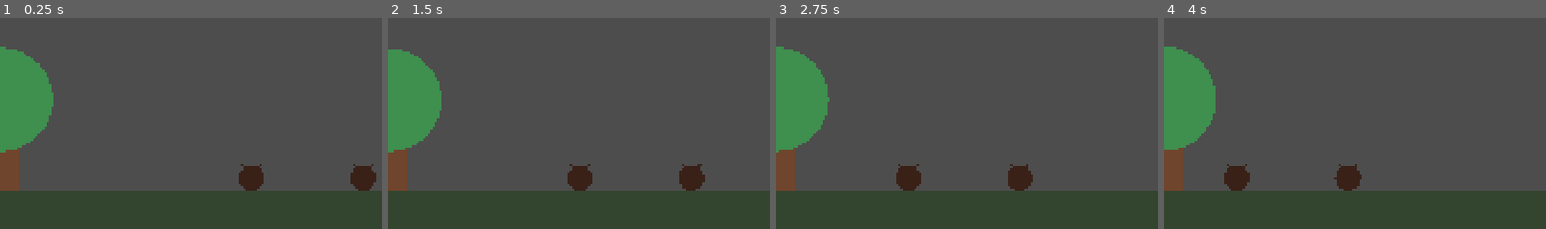
Above: before the commit, frames 1-4 (left to right).
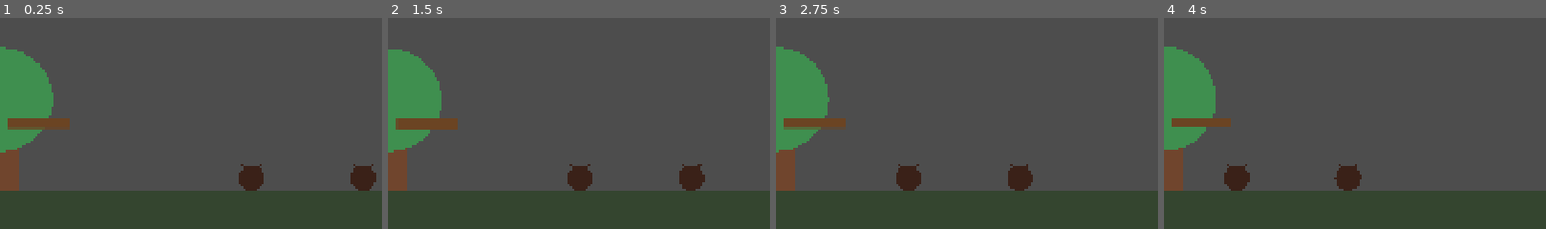
Above: after the commit, the same moments.

Repository: Triggggie/tree-guardian
Game: Godot game, scene res://scenes/main_world.tscn
The game is run twice, just before and just after one commit, with the same random seed, the same clock (stepped at 60 frames per second) and the same inputs. The project has no main scene, so this scene is started directly.
Inputs:
- Up to frame 1 (0.25 s): no input
- Up to frame 2 (1.5 s): no input
- Up to frame 3 (2.75 s): no input
- Up to frame 4 (4 s): no input
The pictures show only the part of the screen within x 50-100%, y 37-87%; the shares and areas given below are measured in that part.

The runs differ from the first frame. In frame 1, 0.9% of the frame differs, in the area x 2-19%, y 47-53%; in frame 2, 0.9%; in frame 3, 0.8%; in frame 4, 0.6%.

Commit message:
Add mirrored strength branch

Diff:
--- a/scenes/tree/tree.tscn
+++ b/scenes/tree/tree.tscn
@@ -19,6 +19,10 @@
 
 [node name="RightUpper" type="Marker2D" parent="AttachmentPoints" unique_id=2090791204]
 
+[node name="StrengthBranch" parent="AttachmentPoints/RightUpper" unique_id=1239668723 instance=ExtResource("2_mbf7r")]
+position = Vector2(20, -170)
+facing_side = 1
+
 [node name="RightLower" type="Marker2D" parent="AttachmentPoints" unique_id=1352097778]
 
 [node name="Roots" type="Node2D" parent="." unique_id=210533633]
